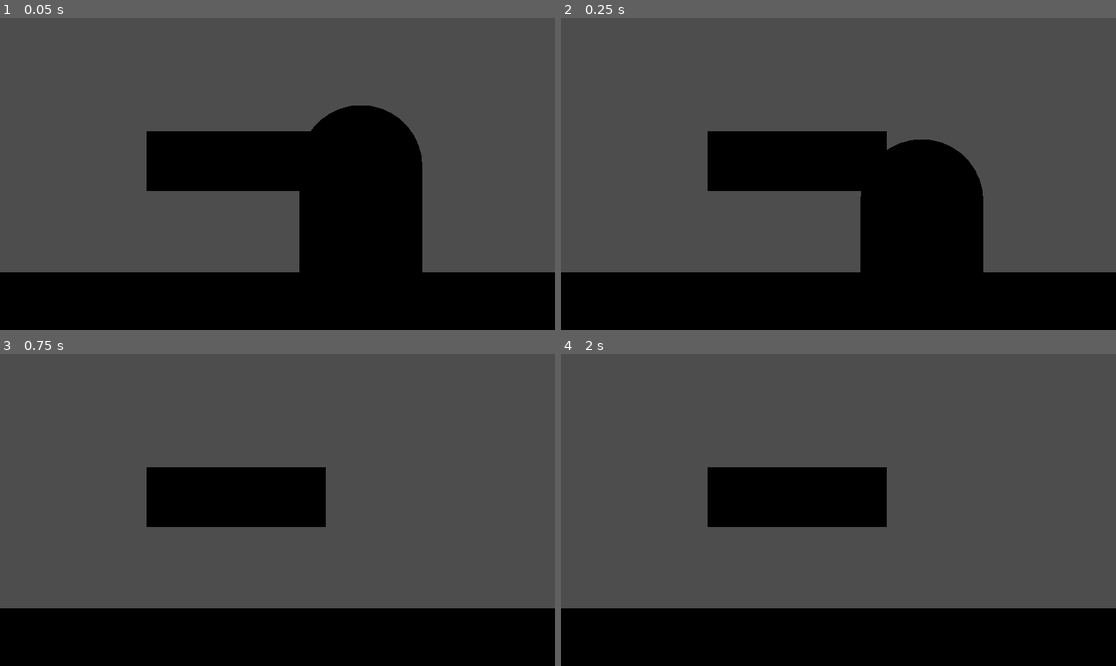
Above: before the commit, frames 1-4 (two rows, left to right).
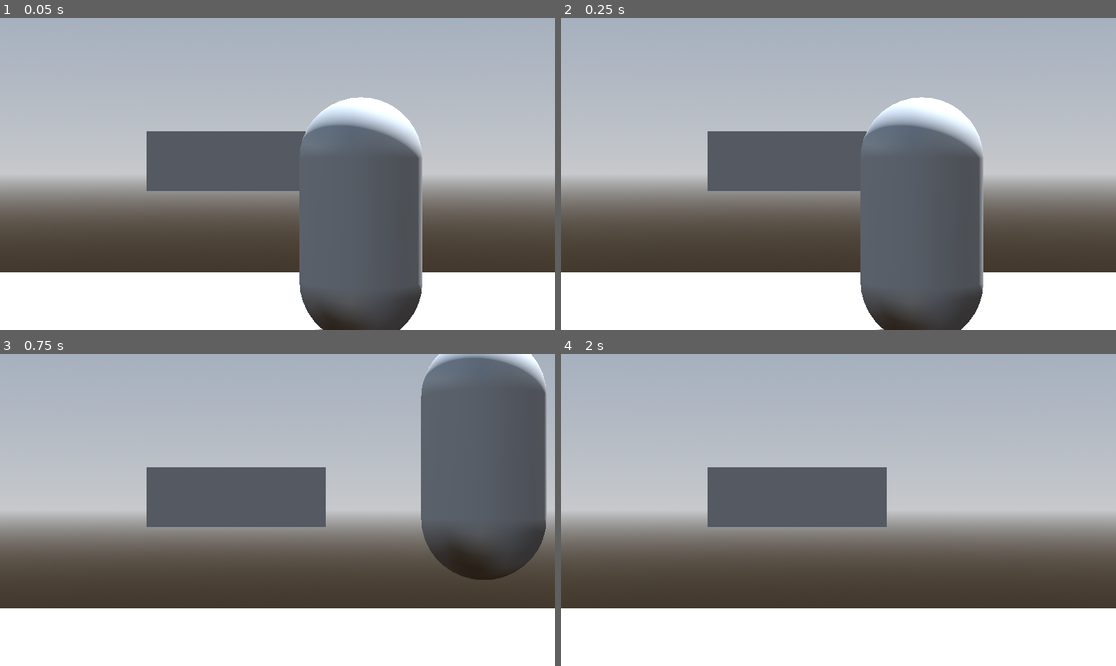
Above: after the commit, the same moments.

Repository: azeiber/3D-Game
Game: Godot game, scene res://main.tscn
Same seed, same stepped clock (60 frames per second), same inputs: the game is played once before the commit and once after it.
Inputs (mouse positions are in pixels of both pictures, inside the frame that each line leads up to):
- Up to frame 1 (0.05 s): no input
- Up to frame 2 (0.25 s): no input
- Up to frame 3 (0.75 s): tap Enter (ui_accept) at 0.5 s; move the mouse to (399, 494) at 0.52 s; hold Right (ui_right) from 0.53 s (still down)
- Up to frame 4 (2 s): tap Enter (ui_accept) at 0.77, 1.25, 1.52 s; move the mouse to (727, 525) at 1.27 s; release Right (ui_right) at 1.28 s; hold Down (ui_down) from 1.28 s (still down)

The runs differ from the first frame. In frame 1, 92% of the frame differs, in the area x 0-100%, y 0-100%; in frame 2, 91%; in frame 3, 84%; in frame 4, 89%.

Commit message:
Added Env and Collision

Diff:
--- a/3d-game/main.tscn
+++ b/3d-game/main.tscn
@@ -1,6 +1,18 @@
-[gd_scene load_steps=4 format=3 uid="uid://cmcseh2jp0kxi"]
+[gd_scene load_steps=7 format=3 uid="uid://cmcseh2jp0kxi"]
 
 [ext_resource type="Script" path="res://character_body_3d.gd" id="1_x1f8m"]
+
+[sub_resource type="ProceduralSkyMaterial" id="ProceduralSkyMaterial_2yd7h"]
+sky_horizon_color = Color(0.64625, 0.65575, 0.67075, 1)
+ground_horizon_color = Color(0.64625, 0.65575, 0.67075, 1)
+
+[sub_resource type="Sky" id="Sky_a7qlo"]
+sky_material = SubResource("ProceduralSkyMaterial_2yd7h")
+
+[sub_resource type="Environment" id="Environment_4hym5"]
+background_mode = 2
+sky = SubResource("Sky_a7qlo")
+tonemap_mode = 2
 
 [sub_resource type="CapsuleMesh" id="CapsuleMesh_ifqts"]
 
@@ -8,7 +20,15 @@
 
 [node name="Node3D" type="Node3D"]
 
+[node name="DirectionalLight3D" type="DirectionalLight3D" parent="."]
+transform = Transform3D(-0.866023, -0.433016, 0.250001, 0, 0.499998, 0.866027, -0.500003, 0.749999, -0.43301, 0, 0, 0)
+shadow_enabled = true
+
+[node name="WorldEnvironment" type="WorldEnvironment" parent="."]
+environment = SubResource("Environment_4hym5")
+
 [node name="CSGBox3D" type="CSGBox3D" parent="."]
+use_collision = true
 size = Vector3(10, 0.5, 10)
 
 [node name="CharacterBody3D" type="CharacterBody3D" parent="."]
@@ -29,4 +49,5 @@
 
 [node name="CSGBox3D2" type="CSGBox3D" parent="."]
 transform = Transform3D(1, 0, 0, 0, 1, 0, 0, 0, 1, -1.37041, 1.78443, -13.1958)
+use_collision = true
 size = Vector3(3, 1, 10)
